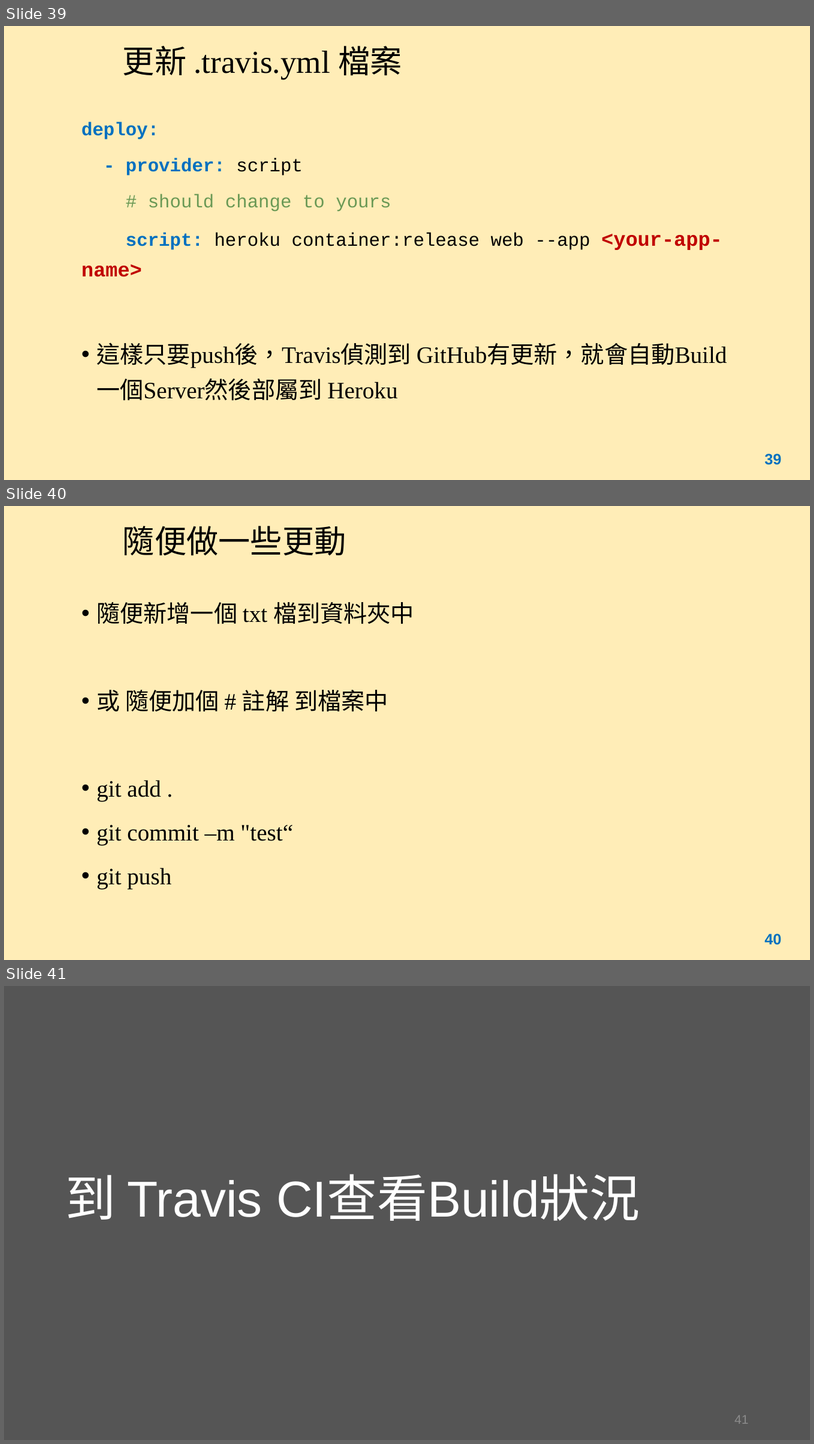
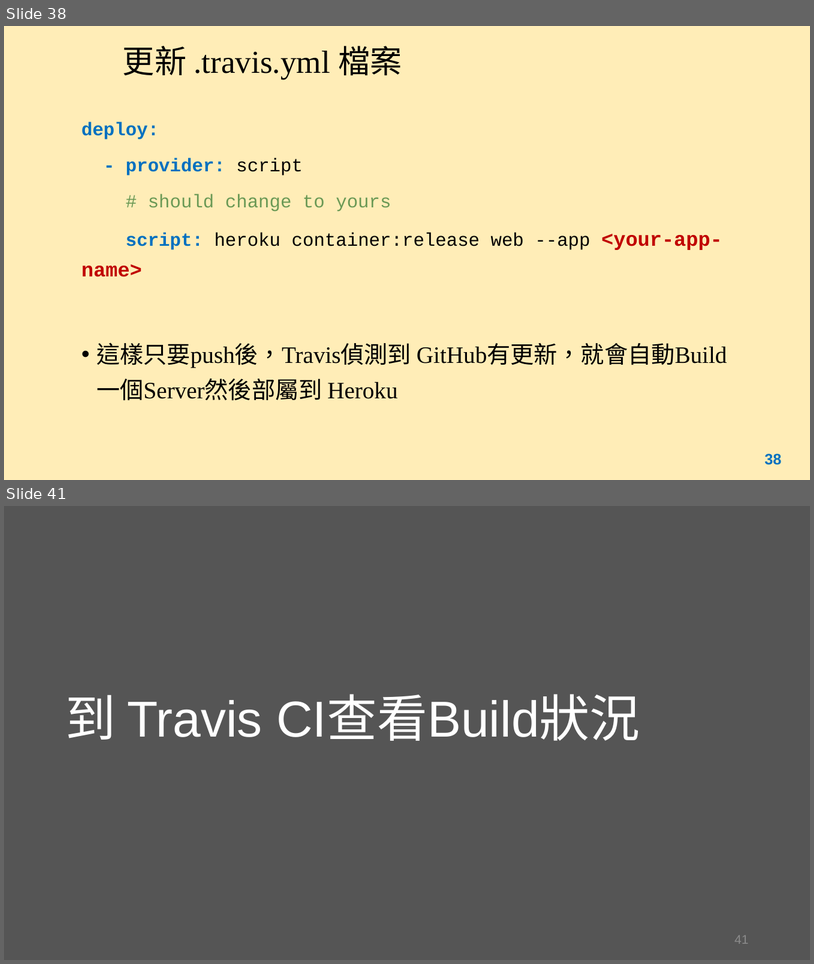
Before and after one commit to sftseng7401/ch4demo, a slide deck: myapp/Chapter4.pptx. Shown one above the other, each under a label of ours: slides 39, 40 and 41 before the commit, slides 38 and 41 after it; the slides between them are not shown. The pictures are 814x1444 and 814x964 pixels, drawn with LibreOffice and Linux fonts; fonts in the diff are those of the drawing. Boxes give left, top, right and bottom in pixels: in the first picture for what was removed or moved away, otherwise in the second. Text is boxed around its words. In the diff, an @@ line names an element or a change of style, - is before the commit and + after.

```diff
--- a/myapp/Chapter4.pptx
+++ b/myapp/Chapter4.pptx
@@ slide 40 removed at (4,506,810,960), background #FFE699 at 70% opacity @@
@@ title removed at (123,526,347,556) @@
-隨便做一些更動
@@ text removed at (96,602,414,889) @@
-• 隨便新增一個 txt 檔到資料夾中
-• 或 隨便加個 # 註解 到檔案中
-• git add .
-• git commit –m "test“
-• git push
@@ page number removed at (765,933,782,945) @@
-40
@@ what was slide 39 is now slide 38 @@
@@ page number at (765,453,782,465): text changed @@
-39
+38
```
Also in this commit, not shown: 3 slides changed, 3 slides added, 1 other slide removed.
